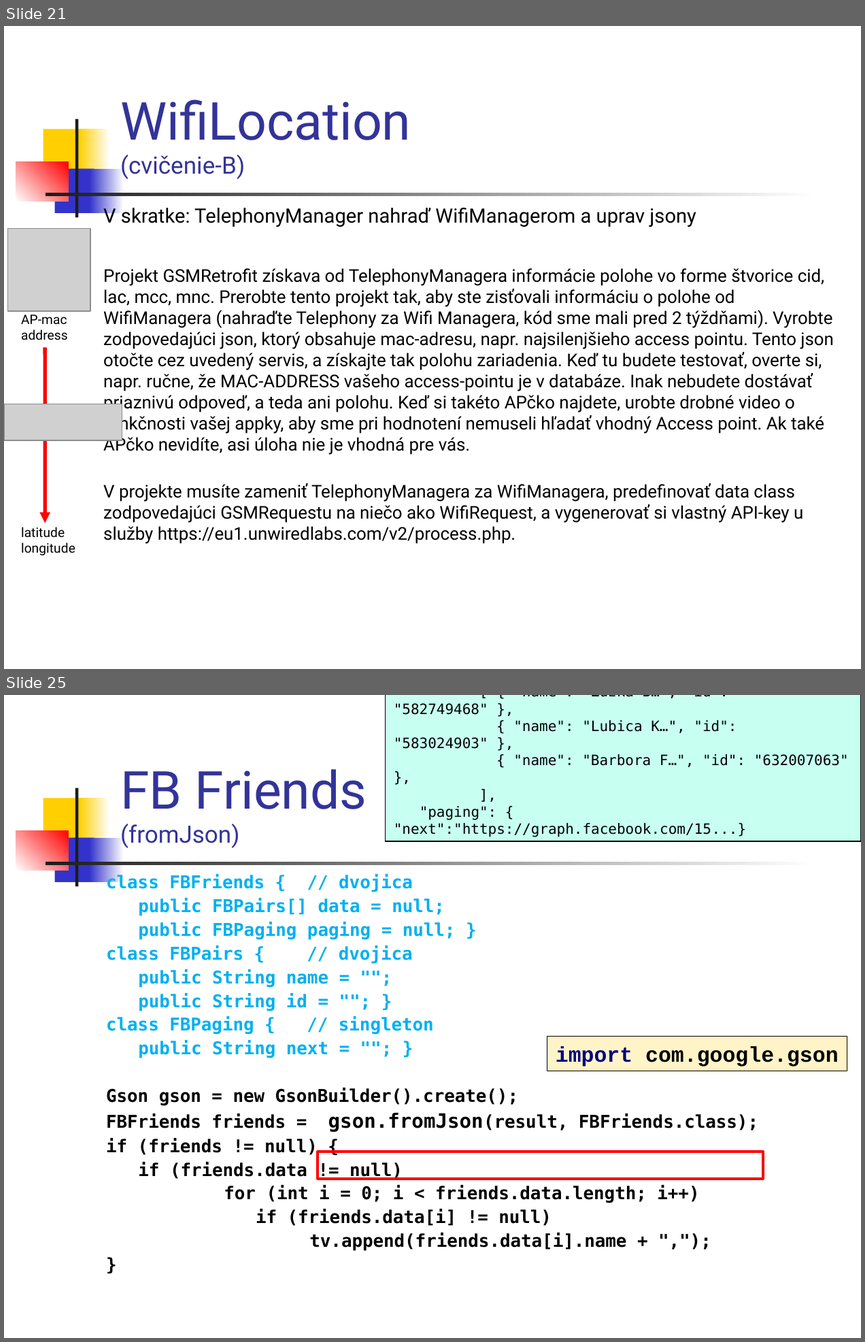
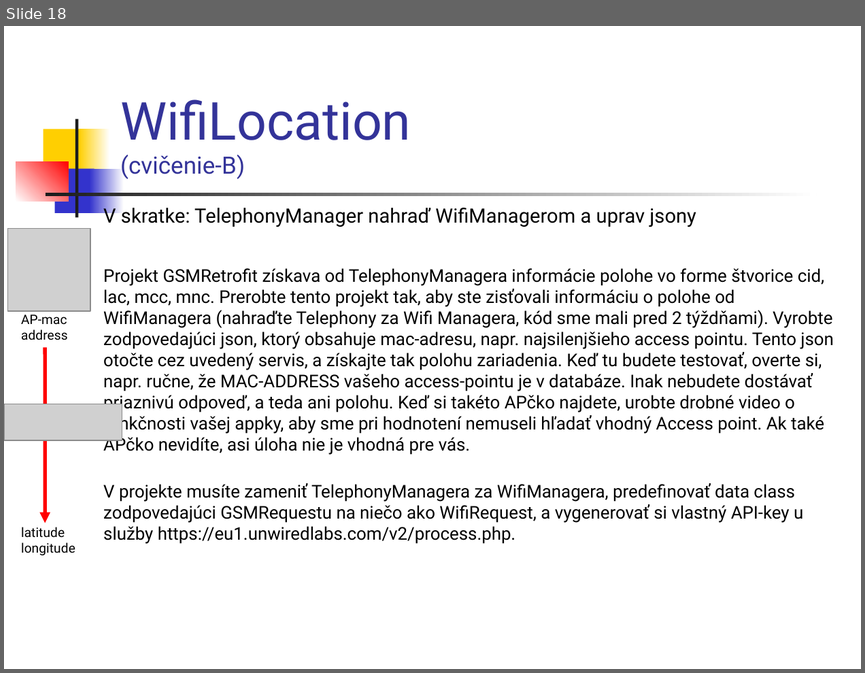
Before and after one commit to vmandro/Prednasky, a slide deck: 11/11_Android.ppt. Shown one above the other, each under a label of ours: slides 21 and 25 before the commit, slide 18 after it; the slides between them are not shown. The pictures are 865x1342 and 865x673 pixels, drawn with LibreOffice and Linux fonts; fonts in the diff are those of the drawing; grey boxes stand for pictures. Boxes give left, top, right and bottom in pixels: in the first picture for what was removed or moved away, otherwise in the second. Text is boxed around its words. In the diff, an @@ line names an element or a change of style, - is before the commit and + after.

```diff
--- a/11/11_Android.ppt
+++ b/11/11_Android.ppt
@@ slide 25 removed at bbox=[4, 695, 861, 1338], background #FFFFFF; not listed: 7 template elements that a slide beside it also shows @@
@@ rectangle removed at bbox=[385, 695, 861, 841] @@
-{ "data":
-[ { "name": "Zuzka B…", "id": "582749468" },
-{ "name": "Lubica K…", "id": "583024903" },
-{ "name": "Barbora F…", "id": "632007063" },
-],
-"paging": { "next":"https://graph.facebook.com/15...}
@@ title removed at bbox=[120, 769, 367, 848] @@
-FB Friends
-(fromJson)
@@ text removed at bbox=[106, 874, 758, 1251] @@
-class FBFriends { // dvojica
-public FBPairs[] data = null;
-public FBPaging paging = null; }
-class FBPairs { // dvojica
-public String name = "";
-public String id = ""; }
-class FBPaging { // singleton
-public String next = ""; }
-Gson gson = new GsonBuilder().create();
-FBFriends friends = gson.fromJson(result, FBFriends.class);
-if (friends != null) {
-if (friends.data != null)
-for (int i = 0; i < friends.data.length; i++)
-if (friends.data[i] != null)
-tv.append(friends.data[i].name + ",");
-}
@@ rectangle removed at bbox=[547, 1036, 847, 1070] @@
-import com.google.gson
@@ rectangle removed at bbox=[317, 1151, 763, 1178] @@
@@ what was slide 21 is now slide 18 @@
```
Also in this commit, not shown: 10 slides changed, 34 other slides removed, 2 other files.
